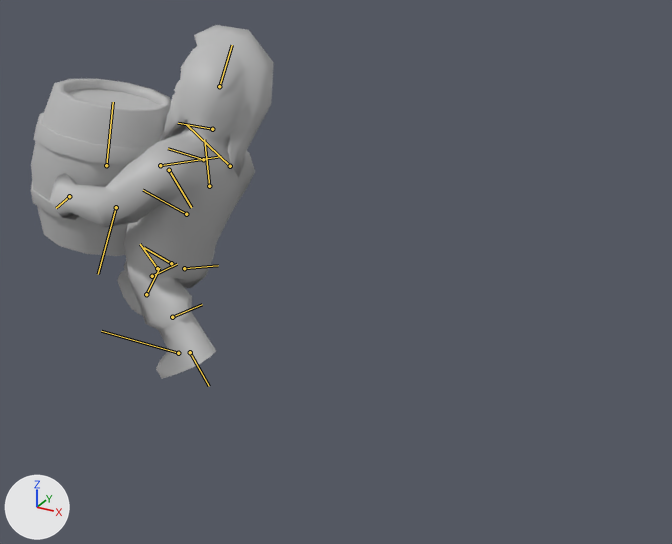
Before and after pictures for a commit that changed the FBX model Year3Proto2/Assets/Models/Animation/Explosive Invader/ExplosiveInvader.fbx.
Camera for both pictures: a 50 mm lens placed at (0.214, -0.258, 0.189), pointed at (0.069, 0.005, 0.058). The axes (+X, +Y, +Z) are drawn at lower left. The lights are the same throughout. Both versions are drawn at frame 76 of the action 'Take 001'; the numbers are the values there. The bones that bend it are drawn over the model as lines.

Names of what the first picture shows: 'ExplosiveBarrel', 'Petard_Guy'.
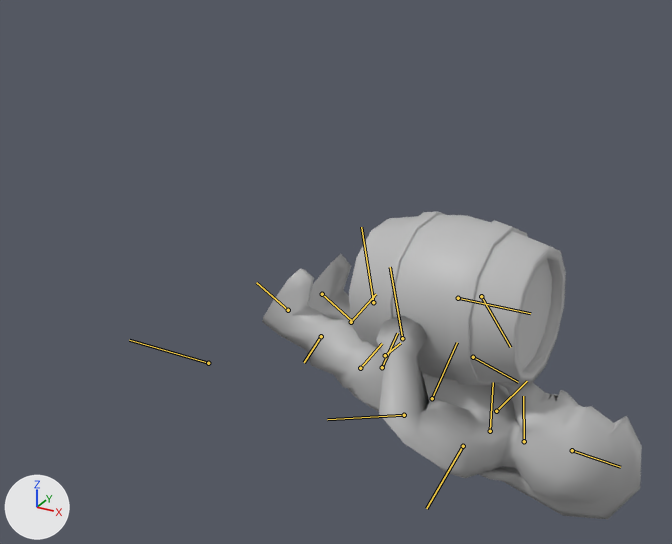
Changed parts and their boxes [x1, y1, x2, y2] in the pictures (672 x 544 px):
'Petard_Guy', posed (69% wider, 25% shorter)
    before: [50, 25, 274, 379]
    after: [262, 254, 642, 519]
'ExplosiveBarrel', posed (55% wider)
    before: [31, 78, 171, 256]
    after: [349, 212, 566, 386]
bone 'Root2', root to tip
    before: (178, 353) to (101, 331)
    after: (208, 363) to (129, 340)
bone 'Hips', root to tip
    before: (171, 263) to (144, 247)
    after: (382, 367) to (397, 333)
bone 'Spine1', root to tip
    before: (186, 214) to (143, 190)
    after: (432, 398) to (457, 342)
bone 'Spine2', root to tip
    before: (203, 159) to (168, 148)
    after: (490, 431) to (493, 382)
bone 'R_Leg', root to tip
    before: (184, 268) to (218, 265)
    after: (385, 355) to (400, 343)
bone 'R_Knee', root to tip
    before: (157, 268) to (140, 244)
    after: (351, 322) to (376, 294)
bone 'L_Leg', root to tip
    before: (152, 276) to (177, 264)
    after: (360, 368) to (382, 343)

The edits, one by one:
Bone 'Root2' (bone_root2) moves from (0.91, 0.0, 0.0) to (0.86, -1.48, 0.0).
Bone 'Hips' (bone_hips) moves from (-0.09, 0.0, 0.0) to (-2.13, -7.56, 0.0).
Bone 'Hips' (bone_hips) turns from (-3, 12, -16) to (-12, -4, -107) degrees about its own x, y and z.
Bone 'Spine1' (bone_spine1) turns from (0, 0, 0) to (0, 2, 2) degrees about its own x, y and z.
Bone 'Spine2' (bone_spine2) turns from (0, 0, 0) to (0, 0, 11) degrees about its own x, y and z.
Bone 'R_Leg' (bone_r_leg) turns from (21, 55, 17) to (-2, 11, -10) degrees about its own x, y and z.
Bone 'R_Knee' (bone_r_knee) turns from (0, -4, -43) to (0, 0, 5) degrees about its own x, y and z.
Bone 'L_Leg' (bone_l_leg) turns from (0, -52, -8) to (9, 8, 4) degrees about its own x, y and z.
